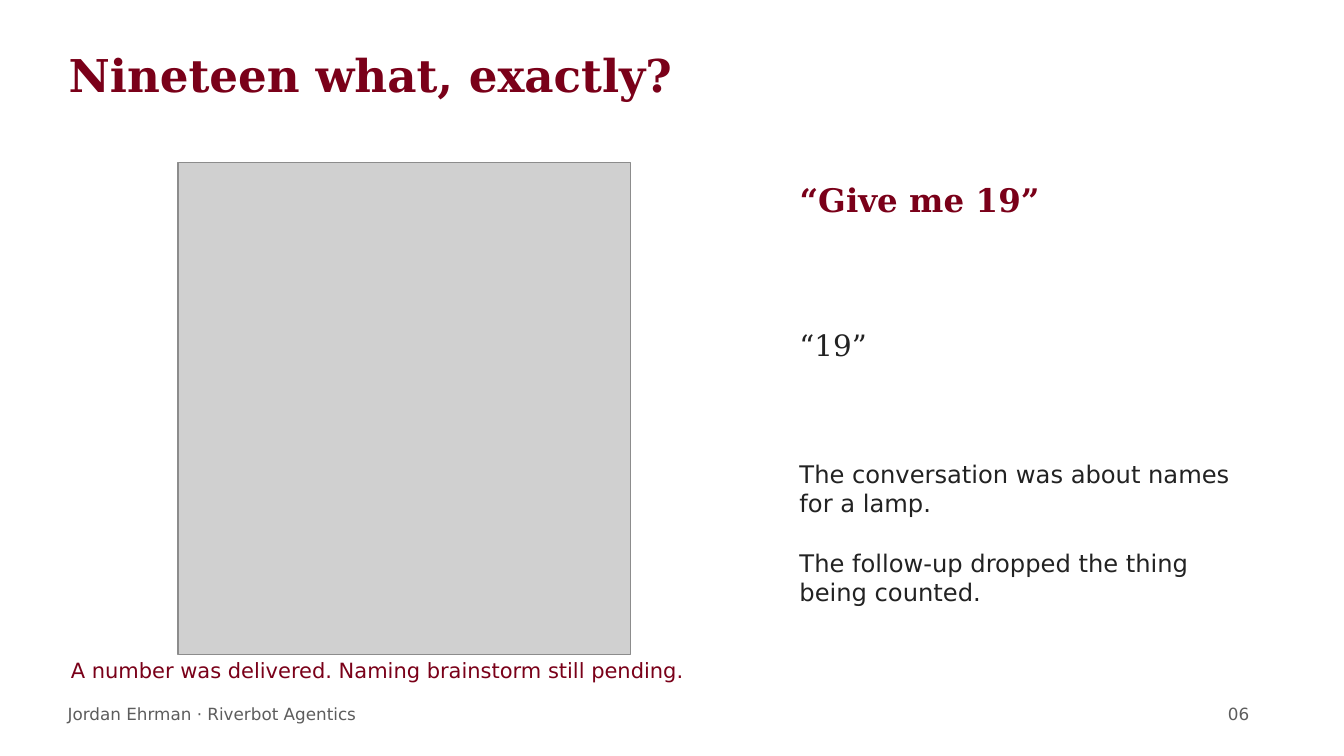
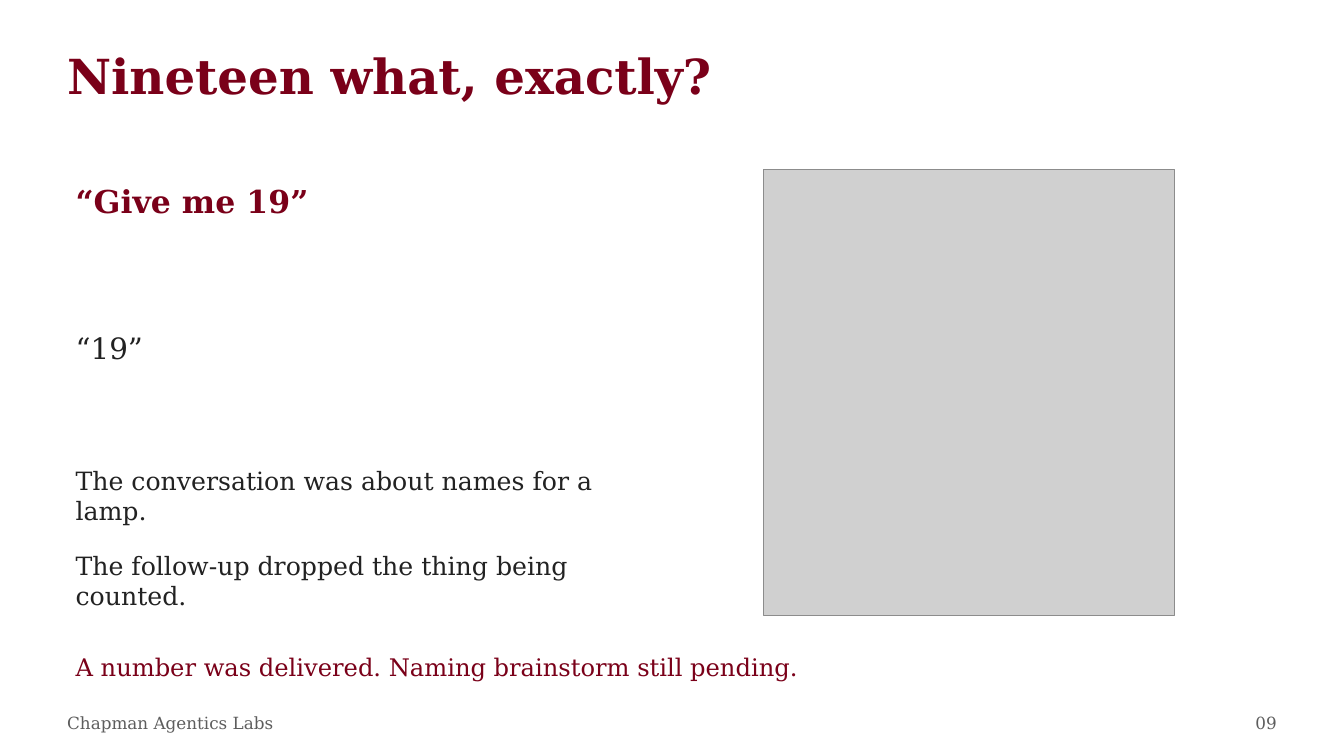
Before and after one commit to ehrmanj-chap/agentics_labs_lectures, a slide deck: slide 9 of downloads/Lab_1_Human_Agent_Loop.pptx (slide 6 before the commit). Drawn at 1344x756 pixels with LibreOffice and Linux fonts; fonts in the diff are those of the drawing; grey boxes stand for pictures. Boxes give left, top, right and bottom in pixels: in the first picture for what was removed or moved away, otherwise in the second. Text is boxed around its words. In the diff, an @@ line names an element or a change of style, - is before the commit and + after.

```diff
--- a/downloads/Lab_1_Human_Agent_Loop.pptx
+++ b/downloads/Lab_1_Human_Agent_Loop.pptx
@@ text "Nineteen what, exactly?" at bbox=[67, 57, 711, 105]: size 32.2 to 34.5 pt @@
@@ picture: place and size @@
-picture at bbox=[178, 162, 631, 654]
+picture at bbox=[764, 169, 1176, 616]
@@ text "“Give me 19”": place and size @@
-text "“Give me 19”" at bbox=[800, 187, 1040, 213]
+text "“Give me 19”" at bbox=[76, 189, 308, 214]
@@ text "“Give me 19”" at bbox=[76, 189, 308, 214]: size 23.2 to 22.5 pt @@
@@ text "“19”": place and size @@
-text "“19”" at bbox=[799, 334, 866, 357]
+text "“19”" at bbox=[76, 337, 143, 360]
@@ text "The conversation was about names ...": place and size @@
-text "The conversation was about names ..." at bbox=[799, 464, 1229, 606]
+text "The conversation was about names ..." at bbox=[76, 471, 592, 526]
@@ text "The conversation was about names ..." at bbox=[76, 471, 592, 526]: size 17.2 to 18 pt, font DejaVu Sans to DejaVu Serif @@
@@ text added at bbox=[76, 556, 567, 606], 18 pt, text #222222 @@
+The follow-up dropped the thing being counted.
@@ text at bbox=[799, 553, 1188, 606]: paragraph removed @@
-The follow-up dropped the thing being counted.
@@ text "A number was delivered. Naming ..." at bbox=[76, 657, 797, 682]: size 15 to 17.2 pt, font DejaVu Sans to DejaVu Serif @@
@@ text at bbox=[67, 716, 273, 733]: text changed; font DejaVu Sans to DejaVu Serif @@
-Jordan Ehrman · Riverbot Agentics
+Chapman Agentics Labs
@@ text removed at bbox=[1228, 707, 1249, 720] @@
-06
@@ text added at bbox=[1255, 716, 1276, 729], 12 pt, text #5D5D5D @@
+09
```
Also in this commit, not shown: 9 other slides changed, 10 slides added, 4 slides removed, 11 other files.
